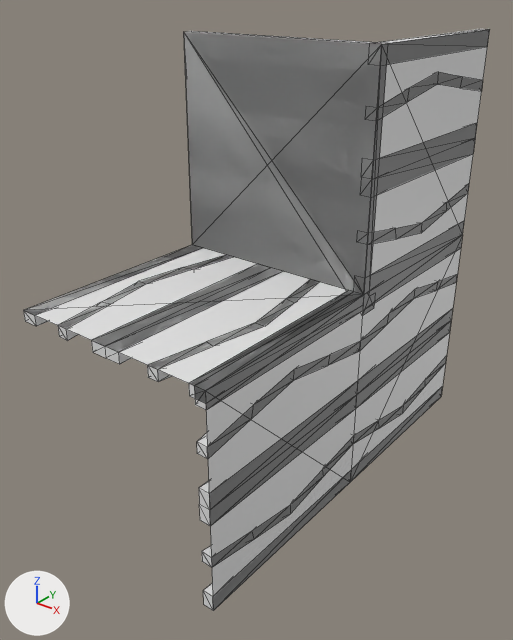
Renders of the OBJ model Data/bmc/tiles/t_234.obj from each side of a commit.
Camera for both pictures: a 50 mm lens placed at (0.69, -1.229, 0.613), pointed at (-0.243, -0.062, -0.11). Arrows for +X, +Y and +Z are at lower left; the lights stay in place. Mesh edges are drawn as thin lines. Where no turn or scale is listed for an object, it has been applied to the vertices.

Objects in the first picture: 't_234'.
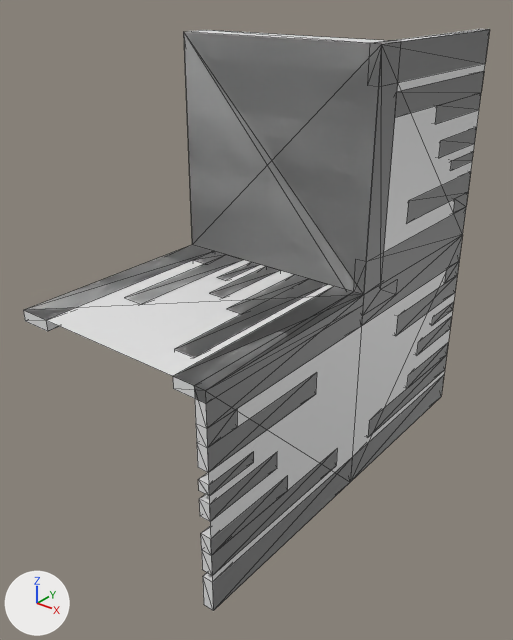
Changed parts and their boxes (x1, y1, x2, y2) in the pictures (513 x 640 px; the box of a moved part takes in the faces that stretch with it):
part 1 of me_t_234, added: after (439, 127, 477, 158)
part 2 of me_t_234, added: after (432, 303, 453, 325)
part 3 of me_t_234, added: after (198, 452, 254, 496)
part 4 of me_t_234, added: after (450, 151, 474, 171)
part 5 of me_t_234, added: after (417, 319, 451, 353)
part 6 of me_t_234, added: after (199, 453, 277, 522)
part 7 of me_t_234, added: after (218, 262, 260, 280)
part 8 of me_t_234, added: after (210, 266, 280, 298)
part 9 of me_t_234, rebuilt: before (202, 358, 446, 568); after (368, 344, 448, 437)
part 10 of me_t_234, rebuilt: before (147, 279, 319, 382); after (175, 275, 327, 357)
part 11 of me_t_234, rebuilt: before (365, 72, 483, 121); after (394, 72, 484, 124)
part 12 of me_t_234, added: after (201, 450, 337, 576)
part 13 of me_t_234, deleted: before (91, 264, 281, 364)
part 14 of me_t_234, deleted: before (360, 123, 477, 197)
part 15 of me_t_234, moved or reshaped: (23, 30, 490, 611) in both

Diff of the bpy script that builds the scene:
```diff
--- a/Data/bmc/tiles/t_234.obj.py
+++ b/Data/bmc/tiles/t_234.obj.py
@@ me_t_234 @@
 # used by ob_t_234; location = (0.0, 0.0, 0.0)
-me_t_234.from_pydata(...)  # 255 vertices, 502 faces; spans x -0.5..0.0, y -0.5..0.5, z -0.5..0.5
+me_t_234.from_pydata(...)  # 229 vertices, 410 faces; spans x -0.5..0.0, y -0.5..0.5, z -0.5..0.5
+# me_t_234 part 1: a new loose piece, a box spanning x -0.025..0.0, y 0.3..0.5, z 0.237..0.277
+# me_t_234 part 2: a new loose piece, a box spanning x -0.025..0.0, y 0.374..0.5, z -0.218..-0.193
+# me_t_234 part 3: a new loose piece, a box spanning x -0.025..0.0, y -0.5..-0.374, z -0.218..-0.193
+# me_t_234 part 4: a new loose piece, a box spanning x -0.025..0.0, y 0.374..0.5, z 0.193..0.218
+# me_t_234 part 5: a new loose piece, a box spanning x -0.025..0.0, y 0.3..0.5, z -0.277..-0.237
+# me_t_234 part 6: a new loose piece, a box spanning x -0.025..0.0, y -0.5..-0.3, z -0.277..-0.237
+# me_t_234 part 7: a new loose piece, a box spanning x -0.307..-0.282, y -0.126..0.0, z -0.025..0.0
+# me_t_234 part 8: a new loose piece, a box spanning x -0.263..-0.223, y -0.2..0.0, z -0.025..0.0
+# me_t_234 part 9: the loose piece of 36 vertices spanning x -0.025..0.0, y -0.5..0.5, z -0.429..-0.362 is rebuilt with 14 vertices and now spans x -0.025..0.0, y 0.071..0.5, z -0.408..-0.318
+# me_t_234 part 10: the loose piece of 20 vertices spanning x -0.138..-0.071, y -0.5..0.0, z -0.025..0.0 is rebuilt with 14 vertices and now spans x -0.182..-0.092, y -0.429..0.0, z -0.025..0.0
+# me_t_234 part 11: the loose piece of 20 vertices spanning x -0.025..0.0, y 0.0..0.5, z 0.362..0.429 is rebuilt with 14 vertices and now spans x -0.025..0.0, y 0.071..0.5, z 0.318..0.408
+# me_t_234 part 12: a new loose piece of 14 vertices spanning x -0.025..0.0, y -0.5..-0.071, z -0.408..-0.318
+# me_t_234 part 13: the loose piece of 12 vertices spanning x -0.287..-0.213, y -0.5..0.0, z -0.025..0.0 is deleted
+# me_t_234 part 14: the loose piece of 12 vertices spanning x -0.025..0.0, y 0.0..0.5, z 0.212..0.287 is deleted
+# me_t_234 part 15: 130 vertices removed from x -0.5..0.0, y -0.5..0.5, z -0.463..0.5; 84 vertices added at x -0.5..0.0, y -0.5..0.5, z -0.425..0.5
```
